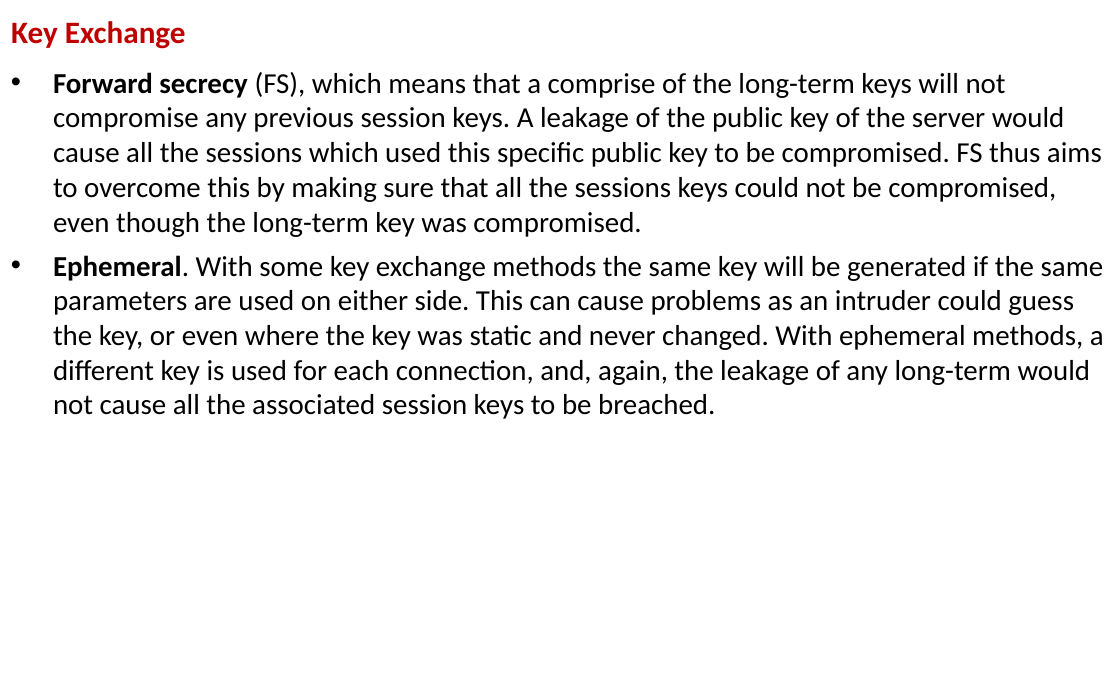
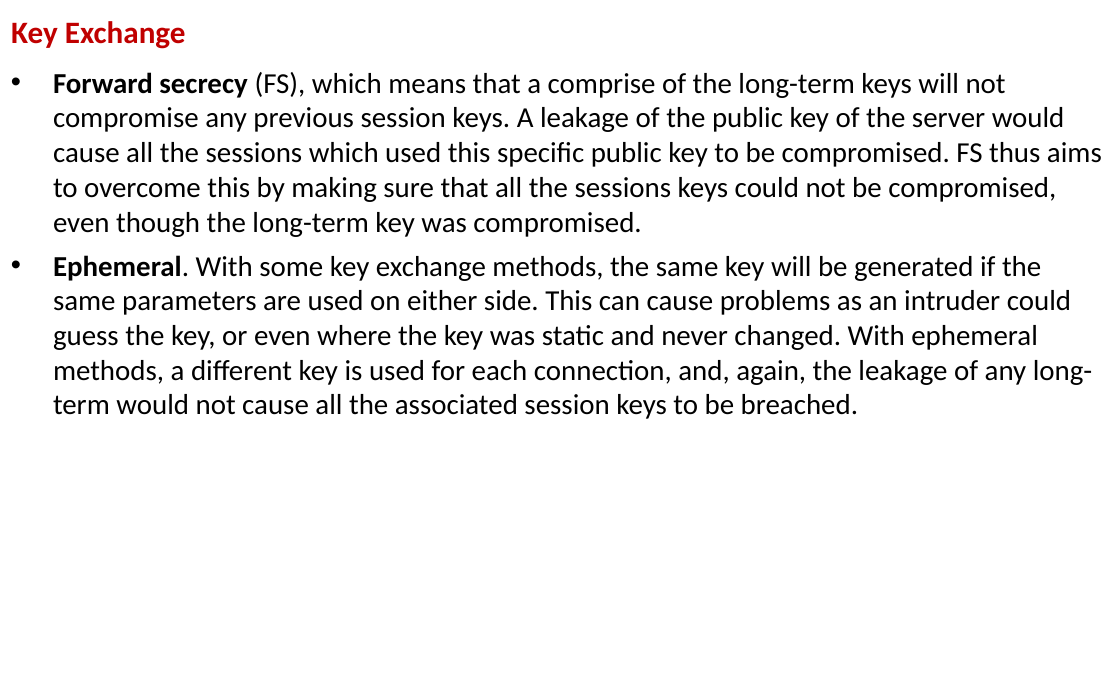
Before and after one commit to billbuchanan/csn09112, a slide deck: slide 4 of week06_public_key/lecture/chapter05_key_exchange.ppt. Drawn at 1120x700 pixels with LibreOffice and Linux fonts; fonts in the diff are those of the drawing. Boxes give left, top, right and bottom in pixels: in the first picture for what was removed or moved away, otherwise in the second. Text is boxed around its words. In the diff, an @@ line names an element or a change of style, - is before the commit and + after.

```diff
--- a/week06_public_key/lecture/chapter05_key_exchange.ppt
+++ b/week06_public_key/lecture/chapter05_key_exchange.ppt
@@ text at <box>53,255,1092,419</box>: text changed @@
-• Ephemeral. With some key exchange methods the same key will be generated if the same parameters are used on either side. This can cause problems as an intruder could guess the key, or even where the key was static and never changed. With ephemeral methods, a different key is used for each connection, and, again, the leakage of any long-term would not cause all the associated session keys to be breached.
+• Ephemeral. With some key exchange methods, the same key will be generated if the same parameters are used on either side. This can cause problems as an intruder could guess the key, or even where the key was static and never changed. With ephemeral methods, a different key is used for each connection, and, again, the leakage of any long-term would not cause all the associated session keys to be breached.
```
Also in this commit, not shown: 2 other slides changed, 6 slides added, 3 slides removed, 6 other files.
